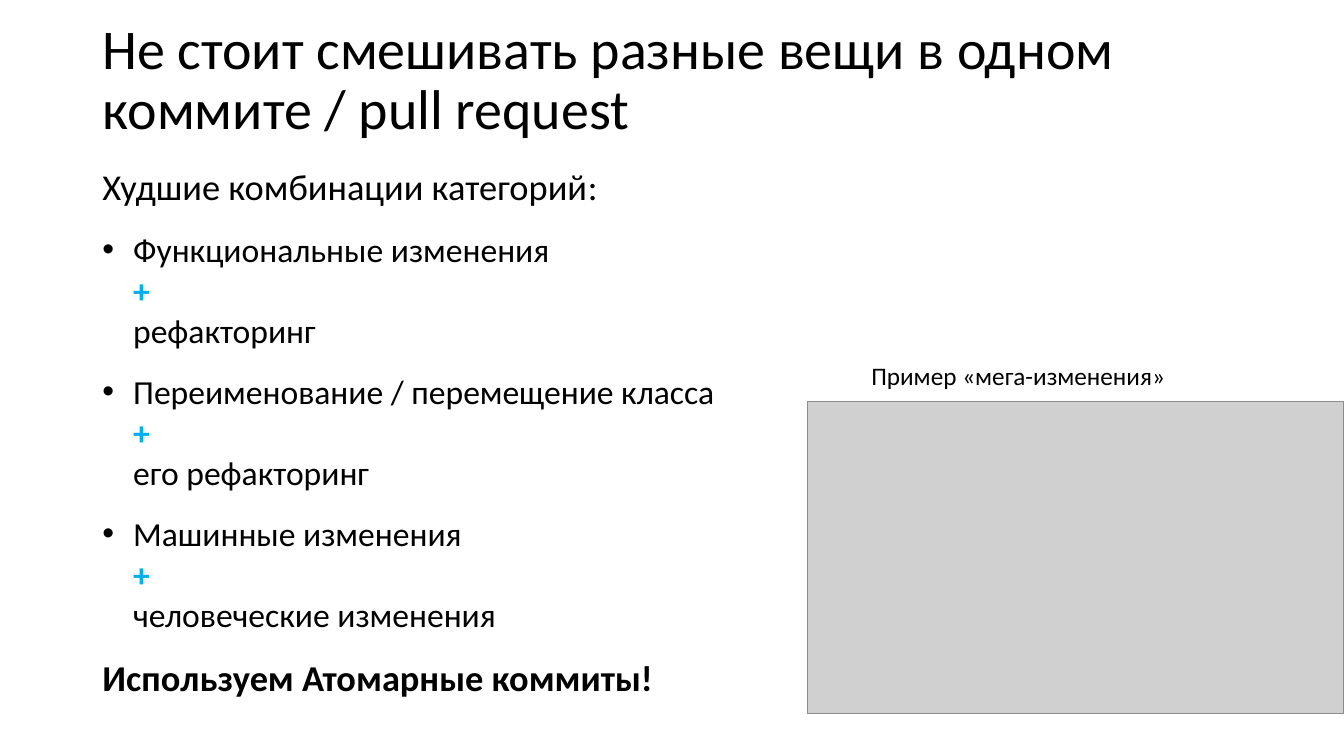
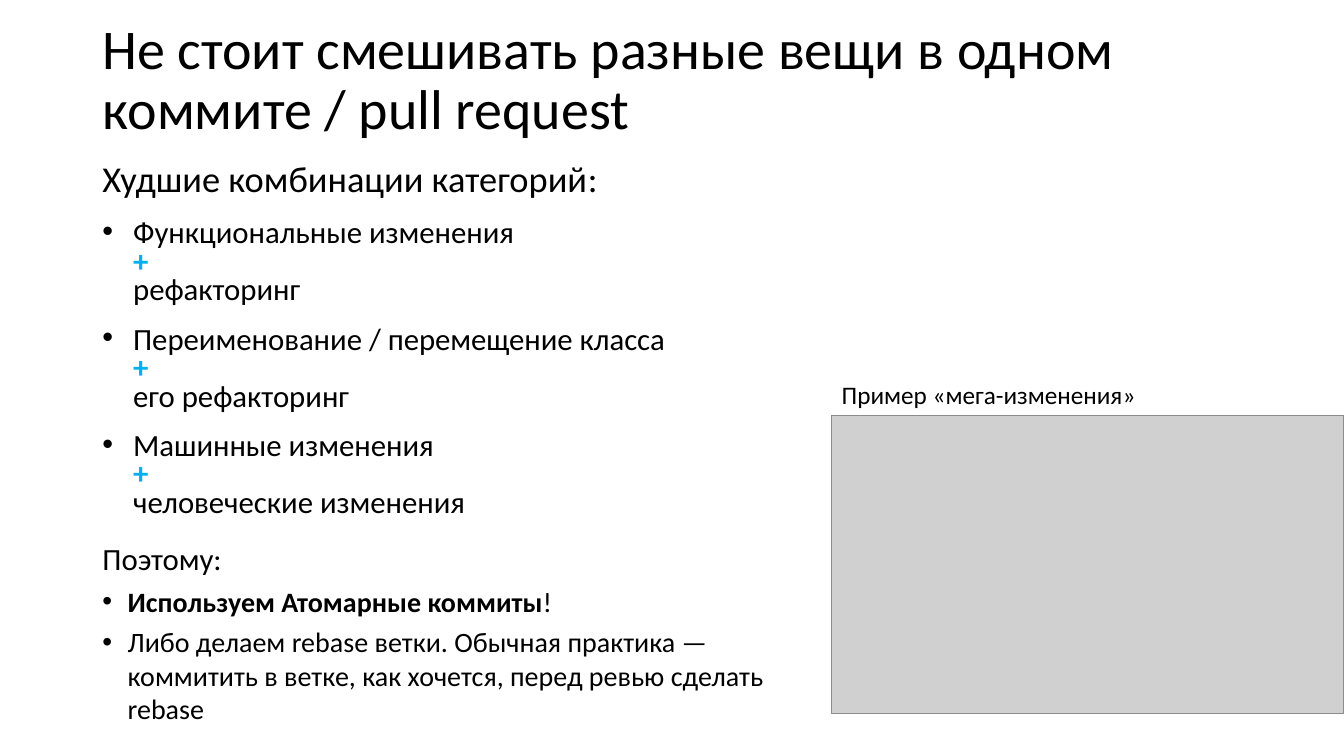
Before and after one commit to xtrueman/prog_instruments, a slide deck: slide 14 of presentations/CodeReview.pptx (slide 16 before the commit). Drawn at 1344x756 pixels with LibreOffice and Linux fonts; fonts in the diff are those of the drawing; grey boxes stand for pictures. Boxes give left, top, right and bottom in pixels: in the first picture for what was removed or moved away, otherwise in the second. Text is boxed around its words. In the diff, an @@ line names an element or a change of style, - is before the commit and + after.

```diff
--- a/presentations/CodeReview.pptx
+++ b/presentations/CodeReview.pptx
@@ text "Худшие комбинации категорий:": place and size @@
-text "Худшие комбинации категорий:" at <box>102,175,714,697</box>
+text "Худшие комбинации категорий:" at <box>102,167,763,720</box>
@@ text at <box>128,222,665,617</box>: size 24 to 22 pt in "Функциональные изменения + рефакторинг", "Переименование / перемещение класса + его рефакторинг", "Машинные изменения + человеческие изменения"; size 26 to 20 pt in "Используем Атомарные коммиты!"; bold off in "коммиты!"; line spacing 1 to 0.77; bullet none to •; less space between paragraphs @@
@@ text "Пример «мега-изменения»": place and size @@
-text "Пример «мега-изменения»" at <box>871,368,1165,389</box>
+text "Пример «мега-изменения»" at <box>842,387,1136,408</box>
@@ picture: place and size @@
-picture at <box>808,401,1344,714</box>
+picture at <box>832,415,1344,714</box>
@@ text at <box>102,550,221,575</box>: paragraph added @@
+Поэтому:
@@ text at <box>128,632,763,720</box>: paragraph added @@
+• Либо делаем rebase ветки. Обычная практика — коммитить в ветке, как хочется, перед ревью сделать rebase
```
Also in this commit, not shown: 14 other slides changed, 7 slides added, 1 other file.
